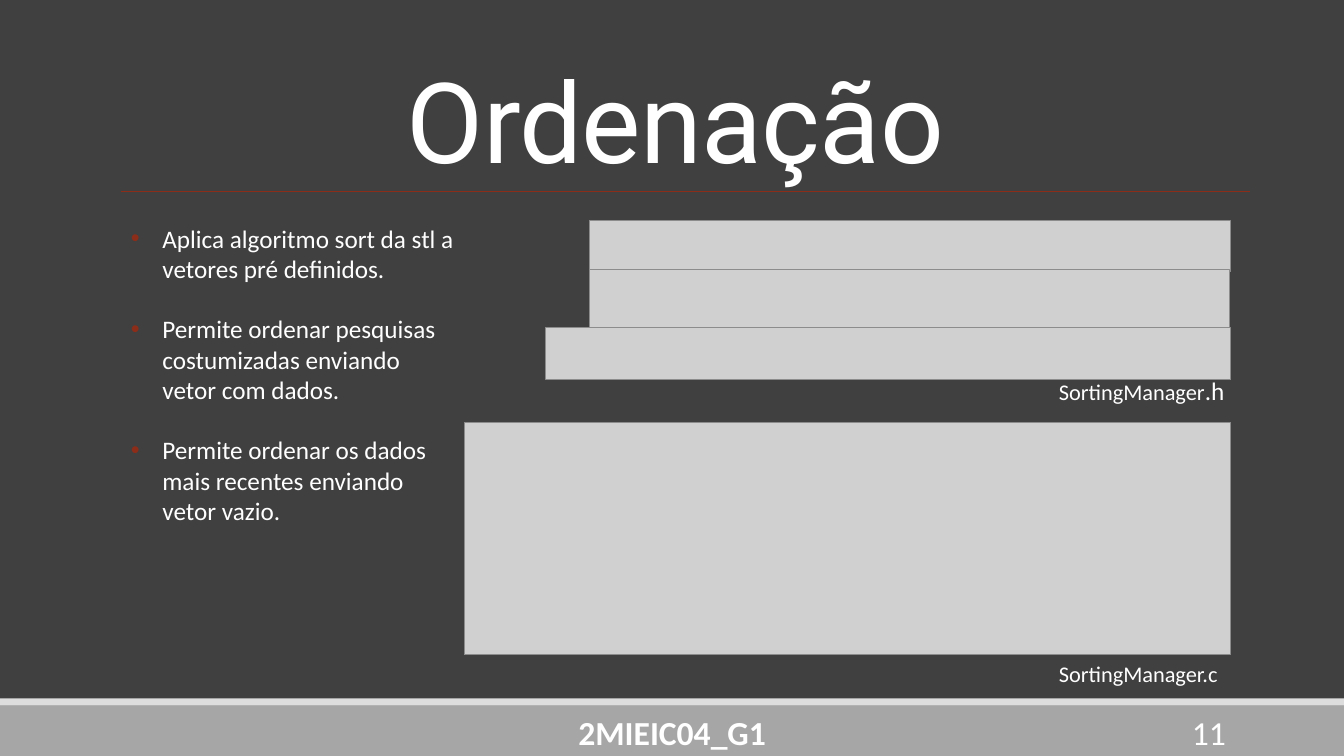
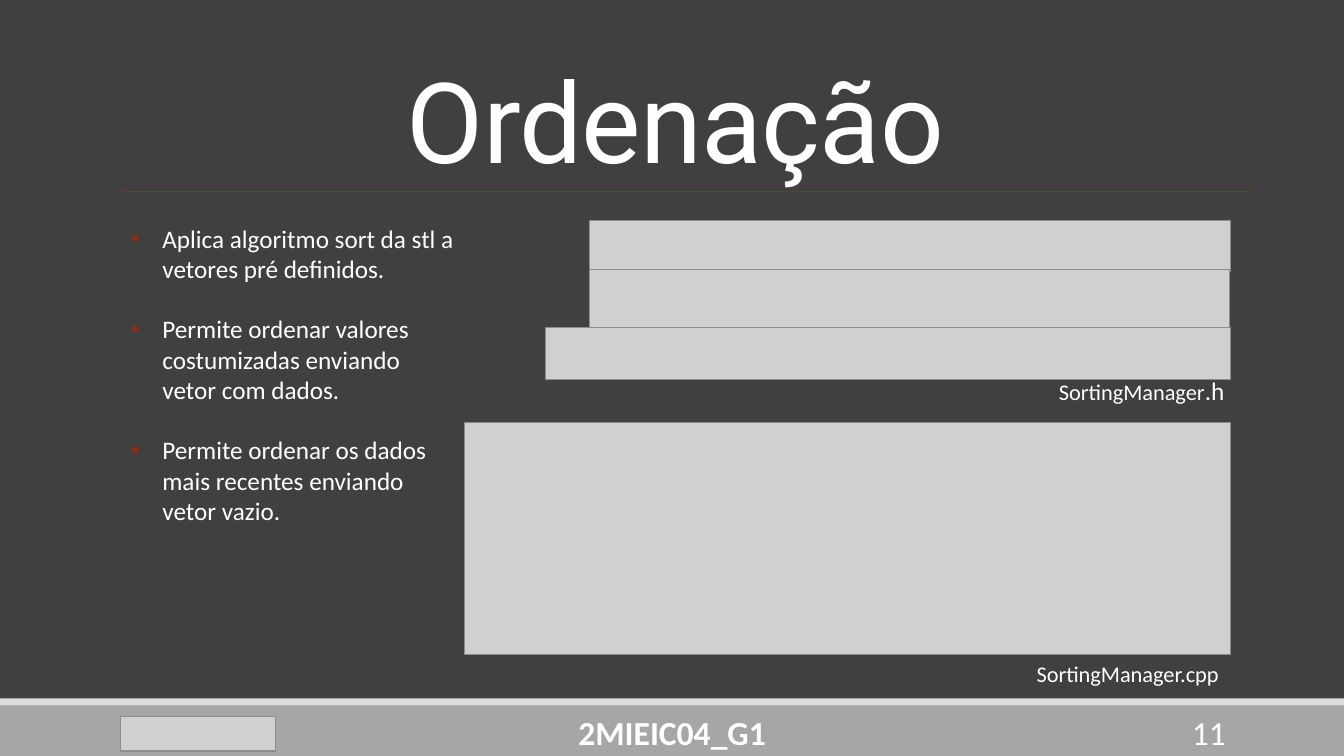
Before and after one commit to DoStini/FEUP-AEDA-proj, a slide deck: slide 11 of StreamZ_Apresentation4.pptx. Drawn at 1344x756 pixels with LibreOffice and Linux fonts; fonts in the diff are those of the drawing; grey boxes stand for pictures. Boxes give left, top, right and bottom in pixels: in the first picture for what was removed or moved away, otherwise in the second. Text is boxed around its words. In the diff, an @@ line names an element or a change of style, - is before the commit and + after.

Commit message:
pp changes

```diff
--- a/StreamZ_Apresentation4.pptx
+++ b/StreamZ_Apresentation4.pptx
@@ text at (x1=162, y1=320, x2=409, y2=399): text changed @@
-• Permite ordenar pesquisas costumizadas enviando vetor com dados.
+• Permite ordenar valores costumizadas enviando vetor com dados.
@@ text at (x1=1037, y1=666, x2=1219, y2=686): text changed @@
-SortingManager.c
+SortingManager.cpp
@@ picture added at (x1=121, y1=717, x2=276, y2=751) @@
```
Also in this commit, not shown: 12 other slides changed.
